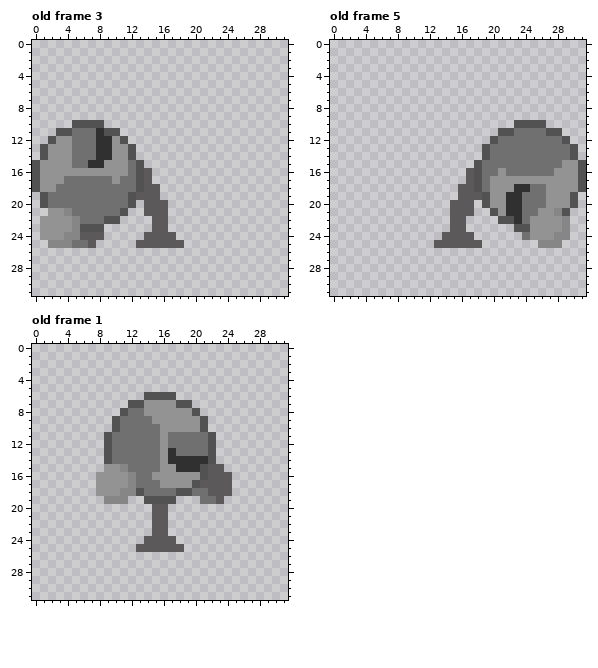
Pixel-art file: Little_Warrior_Reboot/Assets/Sprites/Animation/Misc/SandboxTrainingDummyHeavyHit.aseprite. The picture above was drawn from the file before the commit.
32x32 pixels, 6 frames. Shown: old frame 3, old frame 5, old frame 1. The commit also changed other frames, which this record leaves out.
After the commit:
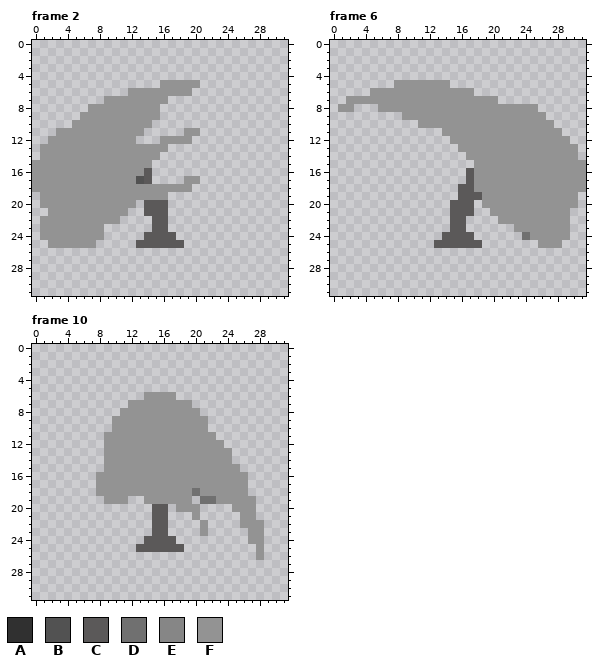
Palette (. is transparent): A #303030  B #525252  C #5b5959  D #707070  E #868686  F #939393
A new or re-ordered frame is compared with the old frame closest to it.
Changes in this commit:
frames 6 -> 17
--- frame 2 is new; against old frame 3, layers "Layer 2", "Layer 1"
@@ x 0..31 @@
  4 ................................
- 5 ................................
- 6 ................................
- 7 ................................
- 8 ................................
- 9 ................................
-10 .....BBBB.......................
-11 ...BBDDDABB.....................
-12 ..BFFDDDAAFB....................
-13 .BFFFDDDAAFFB...................
-14 .BFFFDDDAAFFB...................
-15 BFFFFDDAAFFFDB..................
-16 BFFFFFFFFFFFDBC.................
-17 BFFFDDDDDDFDDBC.................
-18 BFFDDDDDDDDDDBCC................
-19 .BDDDDDDDDDDBCCC................
-20 .BDDDDDDDDDDB.CCC...............
-21 ..FFEDDDDDDB..CCC...............
-22 .FFFFEDDDBB....CC...............
-23 .FFFFEBBB......CC...............
-24 .FFFEECCC.....CCCC..............
-25 ..EEEDDC.....CCCCCC.............
+ 5 ................FFFFF...........
+ 6 ............FFFFFFFF............
+ 7 .........FFFFFFFF...............
+ 8 .......FFFFFFFFF................
+ 9 ......FFFFFFFFFF................
+10 .....FFFFFFFFFF.................
+11 ...FFFFFFFFFFF.....FF...........
+12 ..FFFFFFFFFFF...FFFF............
+13 .FFFFFFFFFFFFFFFF...............
+14 .FFFFFFFFFFFFFFF................
+15 FFFFFFFFFFFFFFF.................
+16 FFFFFFFFFFFFFFC.................
+17 FFFFFFFFFFFFFBC....FF...........
+18 FFFFFFFFFFFFFFFFFFFF............
+19 .FFFFFFFFFFFFFFFF...............
+20 .FFFFFFFFFFFF.CCC...............
+21 ..FFFFFFFFFF..CCC...............
+22 .FFFFFFFFFF....CC...............
+23 .FFFFFFFF......CC...............
+24 .FFFFFFFF.....CCCC..............
+25 ..FFFFFF.....CCCCCC.............
 26 ................................
--- frame 6 is new; against old frame 5, layers "Layer 2", "Layer 1"
@@ x 0..31 @@
  4 ................................
- 5 ................................
- 6 ................................
- 7 ................................
- 8 ................................
- 9 ................................
-10 .......................BBBB.....
-11 .....................BBDDDDBB...
-12 ....................BDDDDDDDDB..
-13 ...................BDDDDDDDDDDB.
-14 ...................BDDDDDDDDDDB.
-15 ..................BDDDDDDDDDDFFB
-16 .................CBDDFDDDDDDFFFB
-17 .................CBDFFFFFFFFFFFB
-18 ................CCBDFFFAADDFFFFB
-19 ................CCCBFFAADDDFFFB.
-20 ...............CCC.BFFAADDDFFFB.
-21 ...............CCC..BFAADDFFEB..
-22 ...............CC....BBADFFFFE..
-23 ...............CC......BBFFFFE..
-24 ..............CCCC......DFFFEE..
-25 .............CCCCCC.......EEE...
+ 5 ........FFFFFFF.................
+ 6 .....FFFFFFFFFFFFF..............
+ 7 ..FFFFFFFFFFFFFFFFFFF...........
+ 8 .FF...FFFFFFFFFFFFFFFFFFFF......
+ 9 .........FFFFFFFFFFFFFFFFFF.....
+10 ...........FFFFFFFFFFFFFFFFF....
+11 ..............FFFFFFFFFFFFFFF...
+12 ...............FFFFFFFFFFFFFFF..
+13 ................FFFFFFFFFFFFFFF.
+14 .................FFFFFFFFFFFFFF.
+15 ..................FFFFFFFFFFFFFF
+16 .................CFFFFFFFFFFFFFF
+17 .................CFFFFFFFFFFFFFF
+18 ................CCFFFFFFFFFFFFFF
+19 ................CCCFFFFFFFFFFFF.
+20 ...............CCC.FFFFFFFFFFFF.
+21 ...............CCC..FFFFFFFFFF..
+22 ...............CC....FFFFFFFFF..
+23 ...............CC......FFFFFFF..
+24 ..............CCCC......DFFFFF..
+25 .............CCCCCC.......FFF...
 26 ................................
--- frame 10 is new; against old frame 1, layers "Layer 2", "Layer 1"
@@ x 0..31 @@
  5 ................................
- 6 ..............BBBB..............
- 7 ............BBFFFFBB............
- 8 ...........BDDFFFFFFB...........
- 9 ..........BDDDDFFFFFFB..........
-10 ..........BDDDDDFFFFFB..........
-11 .........BDDDDDDFDDDDDB.........
-12 .........BDDDDDDFDDDDDB.........
-13 .........BDDDDDDFADDDDB.........
-14 .........BDDDDDDFAAAAAB.........
-15 .........FFEDDDDFFAAABCC........
-16 ........FFFFEDDFFFFFFBCCC.......
-17 ........FFFFEDDDFFFFBCCCC.......
-18 ........FFFEEBDDDDBBDDCCC.......
-19 .........EEE..BBBB...DDC........
-20 ...............CC...............
-21 ...............CC...............
-22 ...............CC...............
-23 ...............CC...............
-24 ..............CCCC..............
-25 .............CCCCCC.............
-26 ................................
+ 6 ..............FFFF..............
+ 7 ............FFFFFFFF............
+ 8 ...........FFFFFFFFFF...........
+ 9 ..........FFFFFFFFFFFF..........
+10 ..........FFFFFFFFFFFF..........
+11 .........FFFFFFFFFFFFFF.........
+12 .........FFFFFFFFFFFFFFF........
+13 .........FFFFFFFFFFFFFFFF.......
+14 .........FFFFFFFFFFFFFFFF.......
+15 .........FFFFFFFFFFFFFFFFF......
+16 ........FFFFFFFFFFFFFFFFFFF.....
+17 ........FFFFFFFFFFFFFFFFFFF.....
+18 ........FFFFFFFFFFFFDFFFFFF.....
+19 .........FFF..FFFFFF.DDFFFFF....
+20 ...............CC.FFF....FFF....
+21 ...............CC...F.....FF....
+22 ...............CC....F....FFF...
+23 ...............CC....F.....FF...
+24 ..............CCCC.........FF...
+25 .............CCCCCC.........F...
+26 ............................F...
 27 ................................
